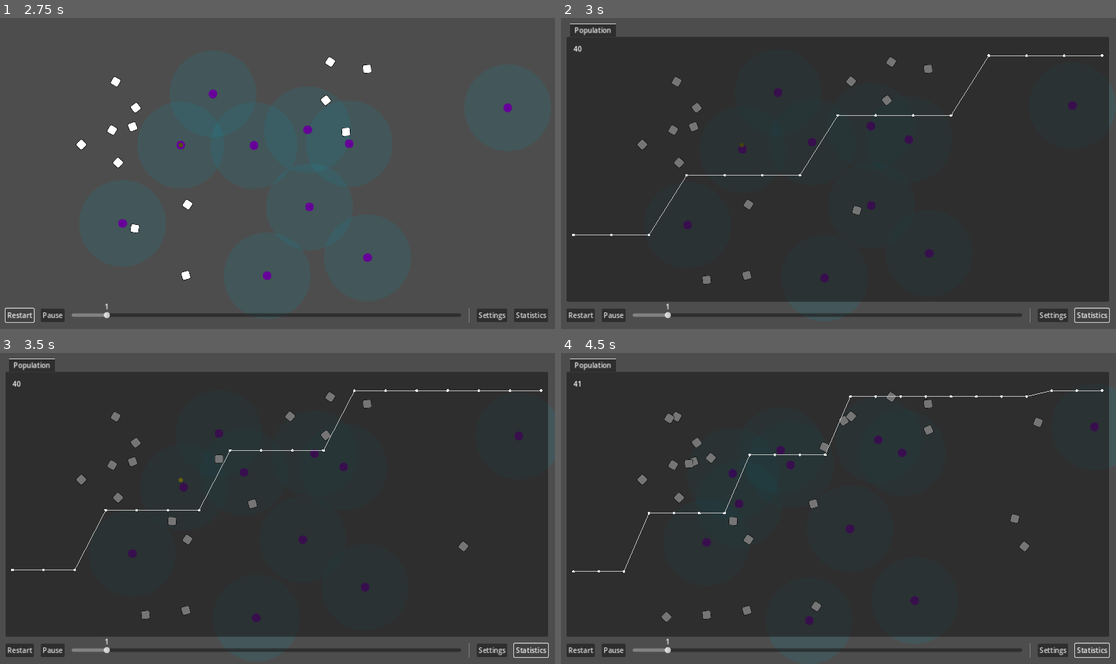
Above: before the commit, frames 1-4 (two rows, left to right).
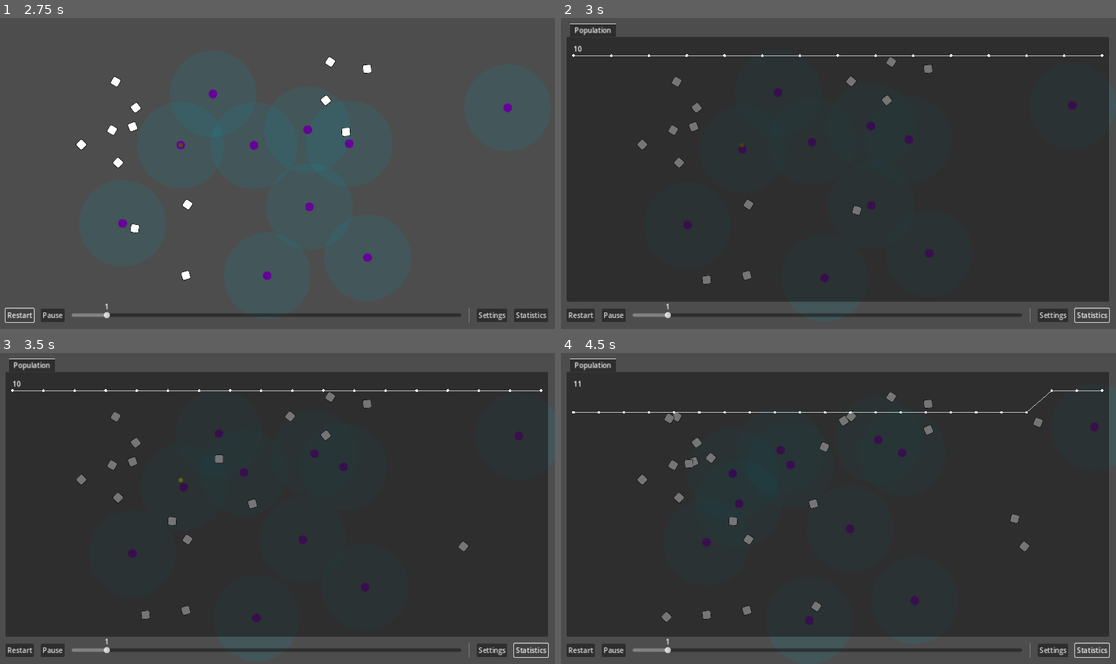
Above: after the commit, the same moments.

Repository: wivest/Natural-Selection
Game: Godot game, scene res://main.tscn
Same seed, same stepped clock (60 frames per second), same inputs: the game is played once before the commit and once after it.
Inputs:
- Up to frame 1 (2.75 s): click "Restart" at 0.5 s; click "Restart" at 1.25 s; click "Restart" at 2 s
- Up to frame 2 (3 s): click "Statistics" at 2.75 s
- Up to frame 3 (3.5 s): no input
- Up to frame 4 (4.5 s): click "Statistics" at 3.5 s; click "Statistics" at 4.25 s

Frame 1 is identical in both runs. In frame 2, 0.4% of the frame differs, in the area x 2-77%, y 8-71%; in frame 3, 0.4%; in frame 4, 0.5%, in the area x 2-89%, y 8-71%.

Commit message:
fix: reset creature count on restart

Diff:
--- a/entities/creature/creature.gd
+++ b/entities/creature/creature.gd
@@ -12,8 +12,11 @@
 
 @onready var view: View = $View # visible area
 
-func _ready():
+func _enter_tree():
 	count += 1
+
+func _exit_tree():
+	count -= 1
 
 func _physics_process(delta):
 	view.update_target(velocity)
@@ -27,7 +30,6 @@
 
 func handle_energy_level():
 	if energy < 0:
-		count -= 1
 		queue_free()
 	if energy > Parameters.data.division_lower_bound:
 		energy -= Parameters.data.energy_consumed_on_division
